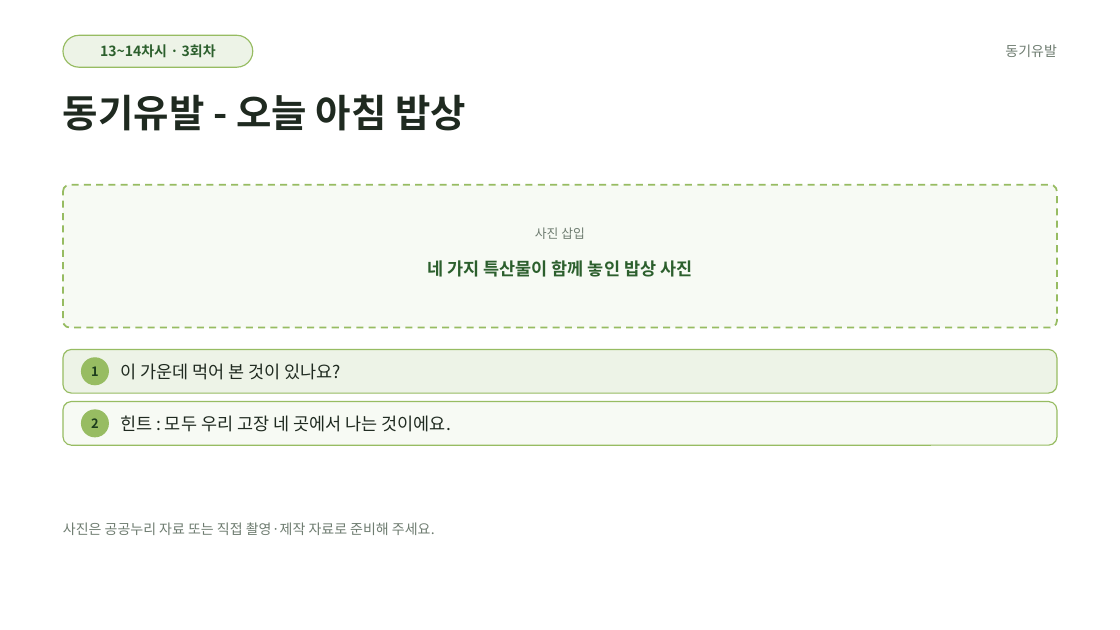
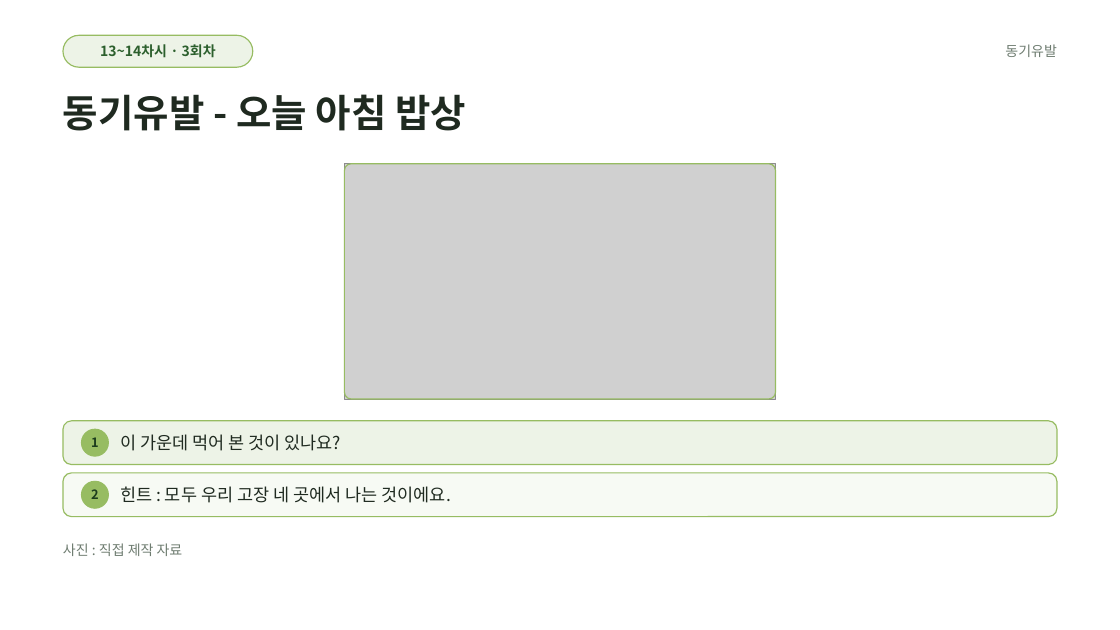
Before and after one commit to AHyeon97/work-for-AH, a slide deck: slide 4 of 우리고장 탐험대/13~16차시(서산당진태안예산)/늘봄앵커_우리충남탐험놀이_13~14차시(서산당진태안예산_특산물)_수업PPT.pptx. Drawn at 1120x630 pixels with LibreOffice and Linux fonts; fonts in the diff are those of the drawing; grey boxes stand for pictures. Boxes give left, top, right and bottom in pixels: in the first picture for what was removed or moved away, otherwise in the second. Text is boxed around its words. In the diff, an @@ line names an element or a change of style, - is before the commit and + after.

```diff
--- a/우리고장 탐험대/13~16차시(서산당진태안예산)/늘봄앵커_우리충남탐험놀이_13~14차시(서산당진태안예산_특산물)_수업PPT.pptx
+++ b/우리고장 탐험대/13~16차시(서산당진태안예산)/늘봄앵커_우리충남탐험놀이_13~14차시(서산당진태안예산_특산물)_수업PPT.pptx
@@ rounded rectangle: place and size @@
-rounded rectangle at bbox=[63, 185, 1057, 328]
+rounded rectangle at bbox=[344, 164, 776, 399]
@@ rounded rectangle at bbox=[344, 164, 776, 399]: fill #F7FAF4 to none; outline #97BC62 1.5 pt dashed to #97BC62 1 pt; proportions changed @@
@@ picture added at bbox=[344, 164, 776, 399] @@
@@ text removed at bbox=[535, 227, 585, 239] @@
-사진 삽입
@@ text removed at bbox=[427, 260, 692, 277] @@
-네 가지 특산물이 함께 놓인 밥상 사진
@@ 4 texts, 2 rounded rectangles, 2 ellipses: place and size @@
-4 texts, 2 rounded rectangles, 2 ellipses at bbox=[63, 350, 1057, 445]
+4 texts, 2 rounded rectangles, 2 ellipses at bbox=[63, 421, 1057, 517]
@@ text at bbox=[63, 543, 183, 556]: text changed @@
-사진은 공공누리 자료 또는 직접 촬영·제작 자료로 준비해 주세요.
+사진 : 직접 제작 자료
```
Also in this commit, not shown: 2 other slides changed, 36 other files.
